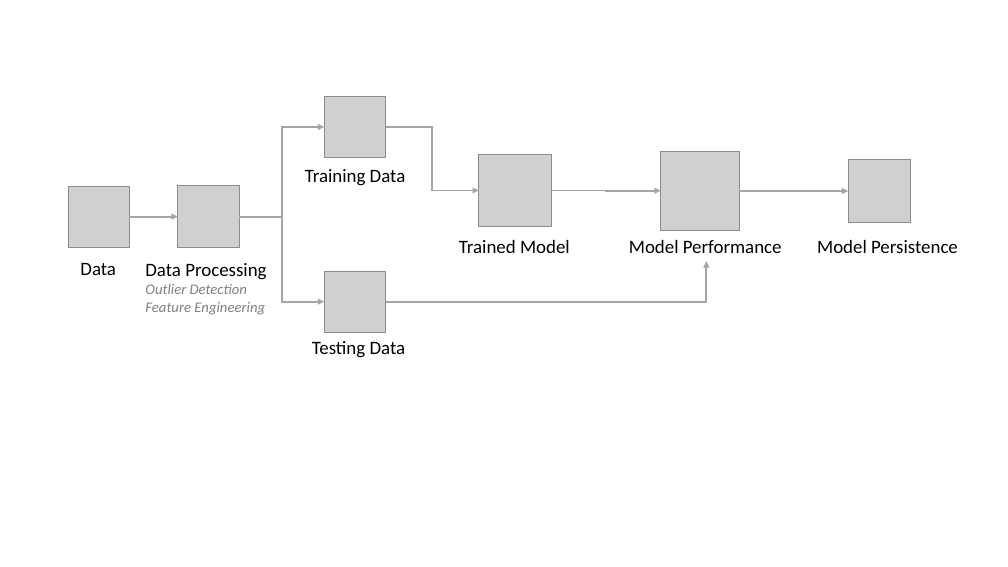
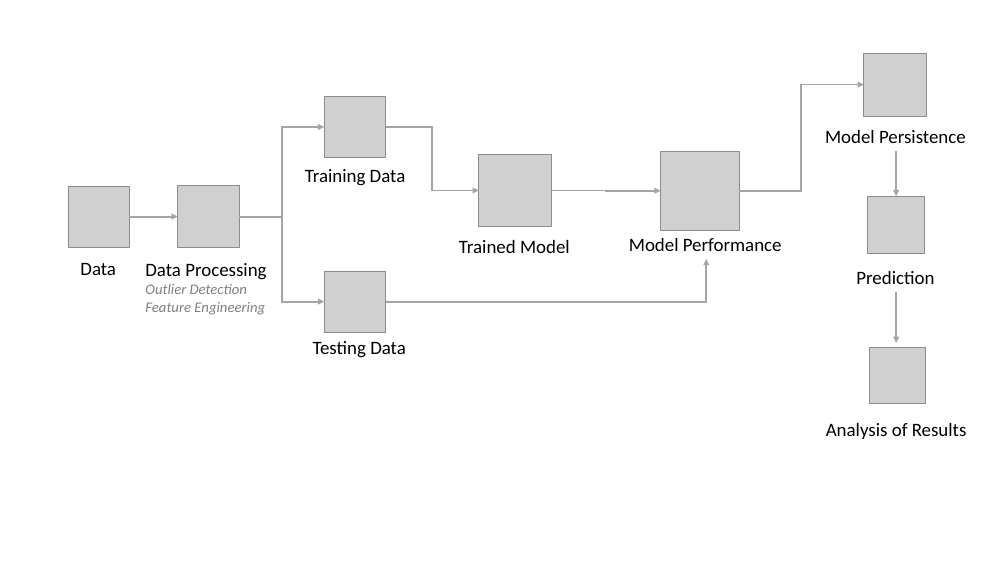
Before and after one commit to emrahcimrendev/emrahcimren_dev.github.io, a slide deck: slide 4 of writings/model_persistance.pptx. Drawn at 1008x567 pixels with LibreOffice and Linux fonts; fonts in the diff are those of the drawing; grey boxes stand for pictures. Boxes give left, top, right and bottom in pixels: in the first picture for what was removed or moved away, otherwise in the second. Text is boxed around its words. In the diff, an @@ line names an element or a change of style, - is before the commit and + after.

Commit message:
Updated analysis steps

```diff
--- a/writings/model_persistance.pptx
+++ b/writings/model_persistance.pptx
@@ picture moved from (x1=848, y1=160, x2=911, y2=222) to (x1=864, y1=53, x2=927, y2=116) @@
@@ elbow arrow moved from (740, 191) - (848, 191) to (740, 191) - (864, 85) @@
@@ text "Model Persistence" moved from (x1=817, y1=240, x2=958, y2=253) to (x1=825, y1=130, x2=966, y2=143) @@
@@ elbow arrow added from (896, 151) to (896, 197), #A5A5A5 1.75 pt @@
@@ picture added at (x1=868, y1=197, x2=925, y2=253) @@
@@ text added at (x1=856, y1=271, x2=934, y2=284), 18 pt, text #000000 @@
+Prediction
@@ elbow arrow added from (896, 292) to (896, 343), #A5A5A5 1.75 pt @@
@@ picture added at (x1=870, y1=348, x2=926, y2=404) @@
@@ text added at (x1=826, y1=423, x2=967, y2=439), 18 pt, text #000000 @@
+Analysis of Results
```
Also in this commit, not shown: 2 other files.
